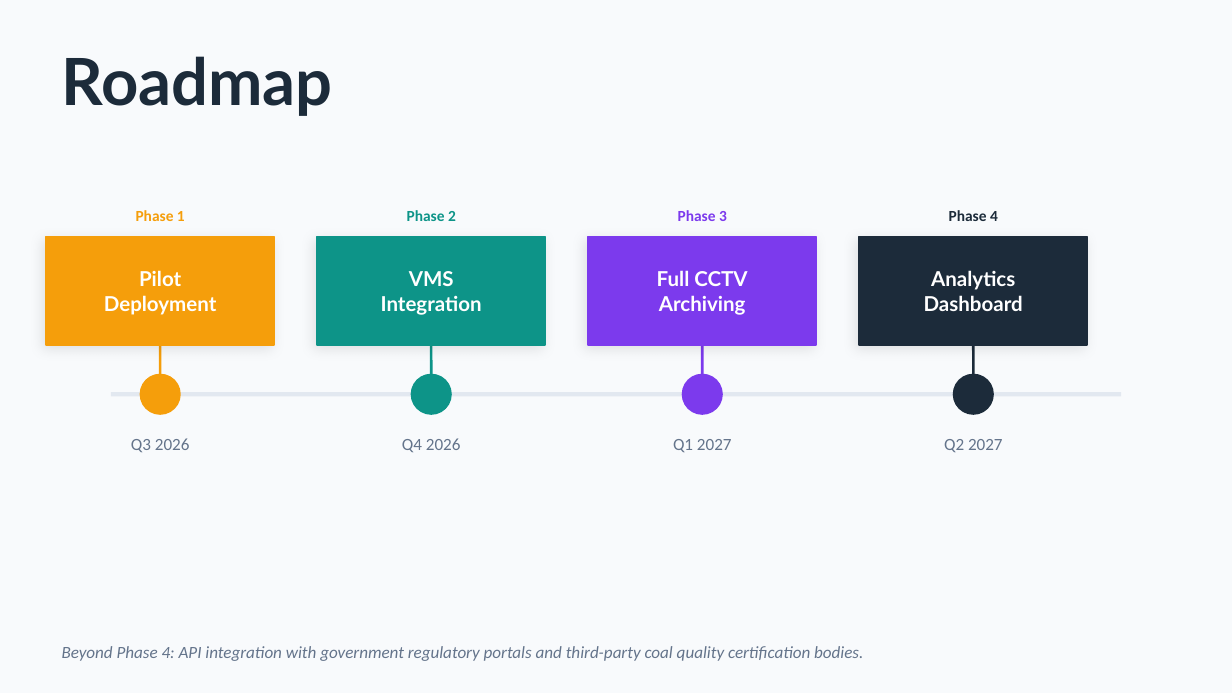
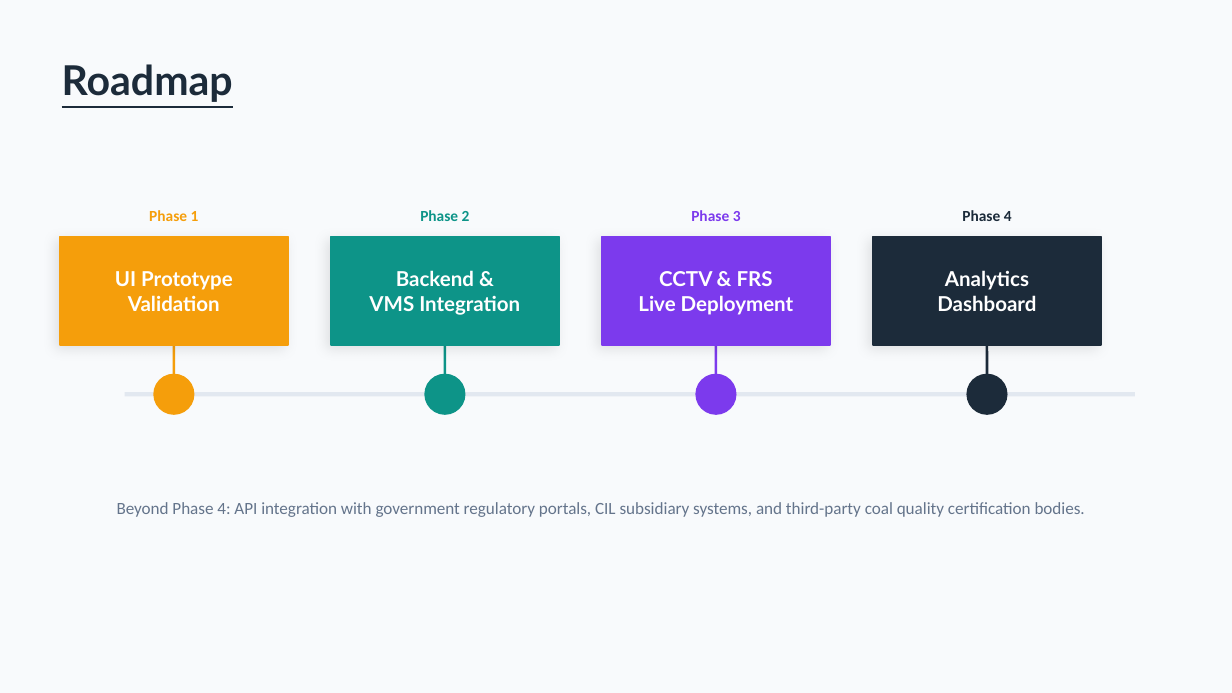
Before and after one commit to sudhansusekhar98/csaas, a slide deck: slide 13 of CSAAS_Presentation.pptx (slide 7 before the commit). Drawn at 1232x693 pixels with LibreOffice and Linux fonts; fonts in the diff are those of the drawing. Boxes give left, top, right and bottom in pixels: in the first picture for what was removed or moved away, otherwise in the second. Text is boxed around its words. In the diff, an @@ line names an element or a change of style, - is before the commit and + after.

```diff
--- a/CSAAS_Presentation.pptx
+++ b/CSAAS_Presentation.pptx
@@ text "Roadmap" at <box>62,64,233,102</box>: size 38 to 24 pt, underline on @@
@@ 5 texts, 5 lines, 4 ellipses, 4 rectangles: place and size @@
-5 texts, 5 lines, 4 ellipses, 4 rectangles at <box>47,210,1121,414</box>
+5 texts, 5 lines, 4 ellipses, 4 rectangles at <box>60,210,1135,414</box>
@@ text removed at <box>104,270,217,315</box> @@
-Pilot
-Deployment
@@ text added at <box>115,271,233,311</box>, 12 pt, text #FFFFFF, bold @@
+UI Prototype
+Validation
@@ text at <box>369,270,520,315</box>: text changed @@
-VMS
-Integration
+Backend &
+VMS Integration
@@ text at <box>638,271,794,315</box>: text changed @@
-Full CCTV
-Archiving
+CCTV & FRS
+Live Deployment
@@ text removed at <box>131,438,190,452</box> @@
-Q3 2026
@@ text removed at <box>402,438,461,452</box> @@
-Q4 2026
@@ text removed at <box>673,439,732,452</box> @@
-Q1 2027
@@ text removed at <box>944,439,1003,452</box> @@
-Q2 2027
@@ text at <box>117,502,1085,517</box>: text changed; italic off @@
-Beyond Phase 4: API integration with government regulatory portals and third-party coal quality certification bodies.
+Beyond Phase 4: API integration with government regulatory portals, CIL subsidiary systems, and third-party coal quality certification bodies.
```
Also in this commit, not shown: 6 other slides changed, 7 slides added, 1 slide removed, 4 other files.
